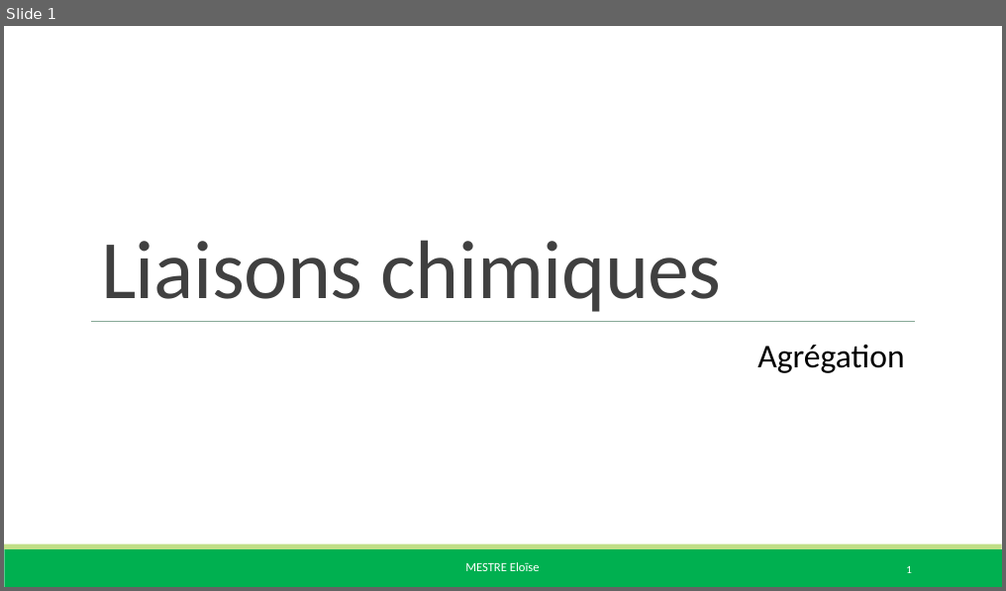
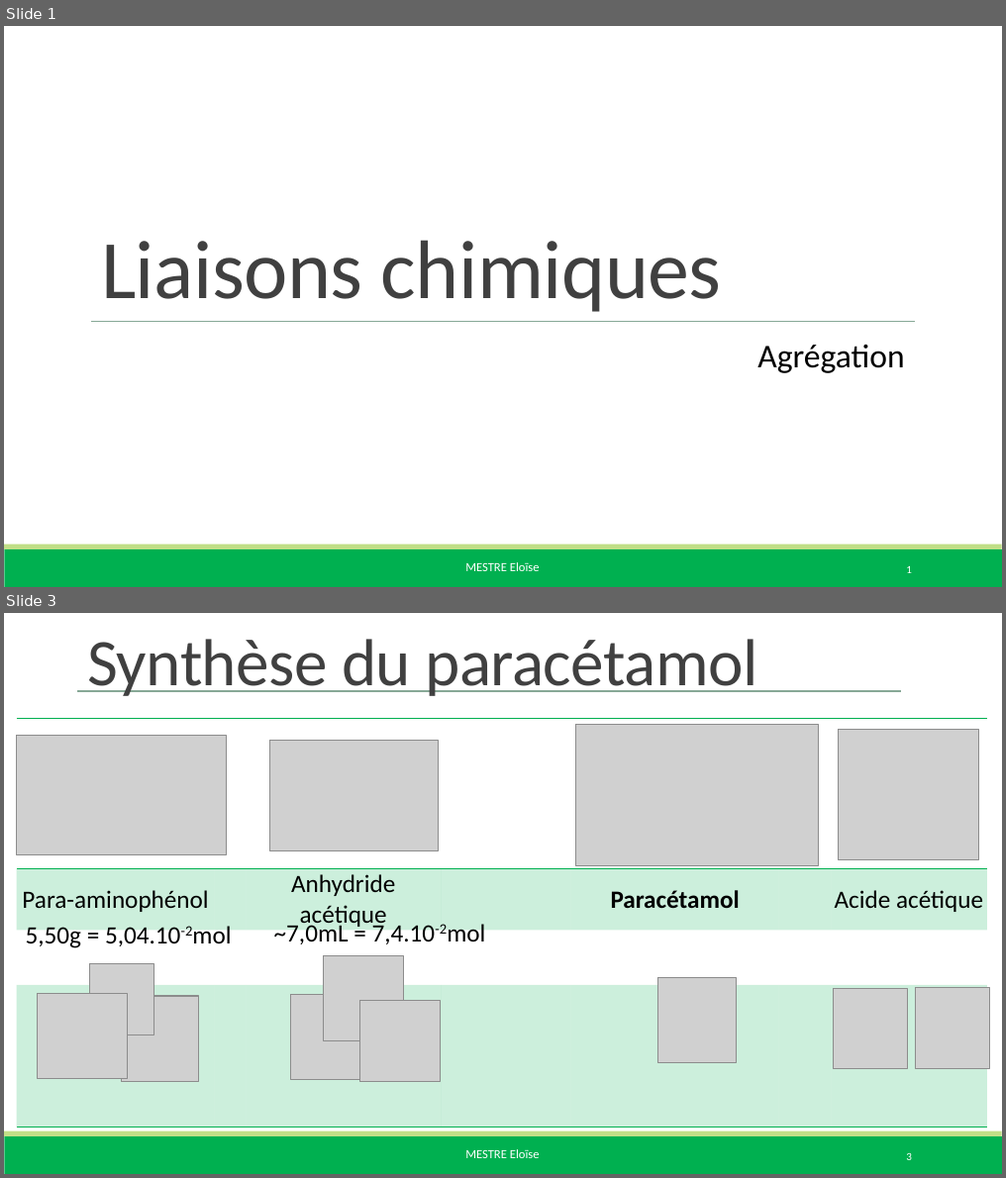
Before and after one commit to eloisemestre/Oraux_agreg, a slide deck: LC/LC 14 Liaisons chimique (lycée)/LC 14 diapo.pptx. Shown one above the other, each under a label of ours: slide 1 before the commit, slides 1 and 3 after it; the slides between them are not shown. The pictures are 1006x591 and 1006x1178 pixels, drawn with LibreOffice and Linux fonts; fonts in the diff are those of the drawing; grey boxes stand for pictures. Boxes give left, top, right and bottom in pixels: in the first picture for what was removed or moved away, otherwise in the second. Text is boxed around its words. In the diff, an @@ line names an element or a change of style, - is before the commit and + after.

```diff
--- a/LC/LC 14 Liaisons chimique (lycée)/LC 14 diapo.pptx
+++ b/LC/LC 14 Liaisons chimique (lycée)/LC 14 diapo.pptx
@@ slide 3 added at bbox=[4, 613, 1002, 1174], background #FFFFFF; not listed: 3 template elements that a slide beside it also shows @@
@@ title added at bbox=[87, 639, 757, 696], 48 pt, text #404040 @@
+Synthèse du paracétamol
@@ line added from (78, 691) to (901, 691), #87A896 1 pt @@
@@ table added at bbox=[17, 718, 986, 1084], 4 rows, 7 columns @@
+ |  |  |  |  |  | 
+Para-aminophénol |  | Anhydride acétique |  | Paracétamol |  | Acide acétique
+ |  |  |  |  |  | 
+ |  |  |  |  |  | 
@@ text added at bbox=[26, 923, 180, 949], 18 pt, text #000000 @@
+5,50g = 5,04.10-2mol
@@ text added at bbox=[274, 921, 436, 945], 18 pt, text #000000 @@
+~7,0mL = 7,4.10-2mol
@@ group added at bbox=[17, 725, 990, 1082]: 13 pictures @@
@@ page number added at bbox=[906, 1154, 912, 1160], 7.9 pt, text #FFFFFF @@
+3
```
Also in this commit, not shown: 13 other slides added, 1 slide removed, 14 other files.
